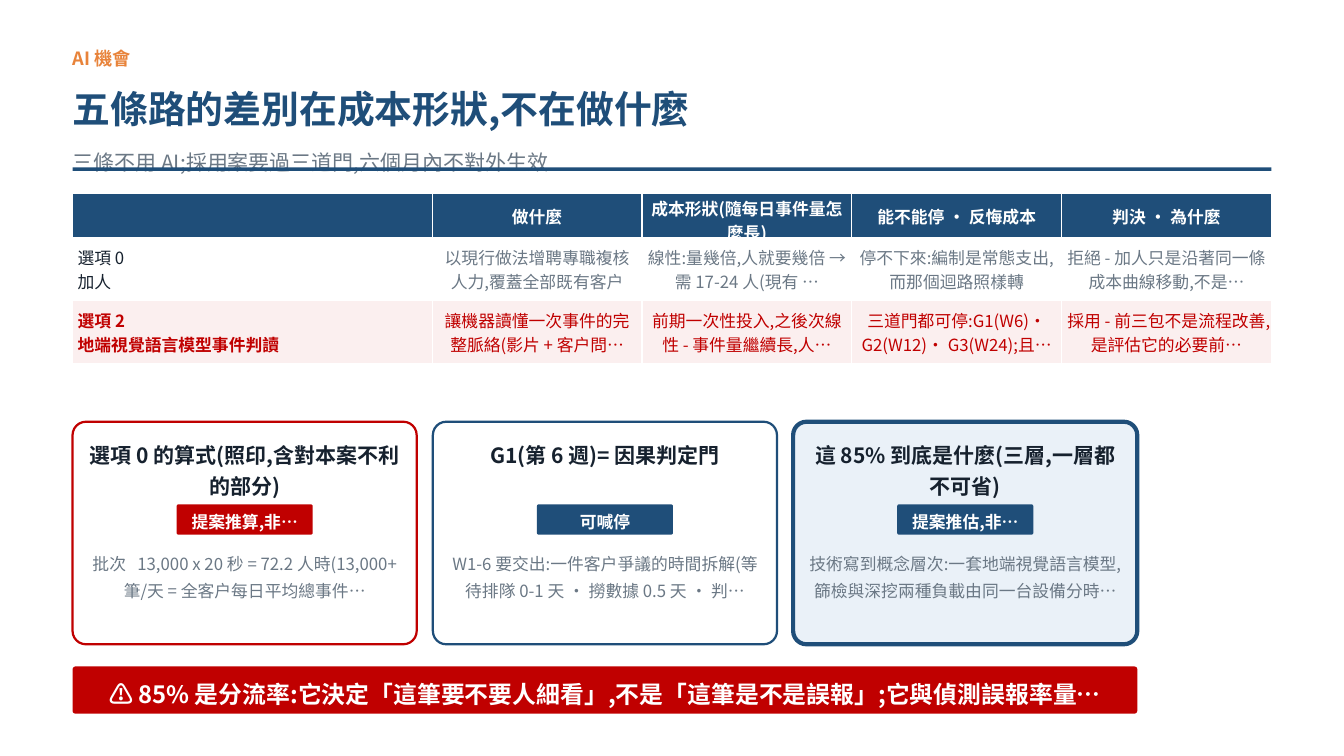
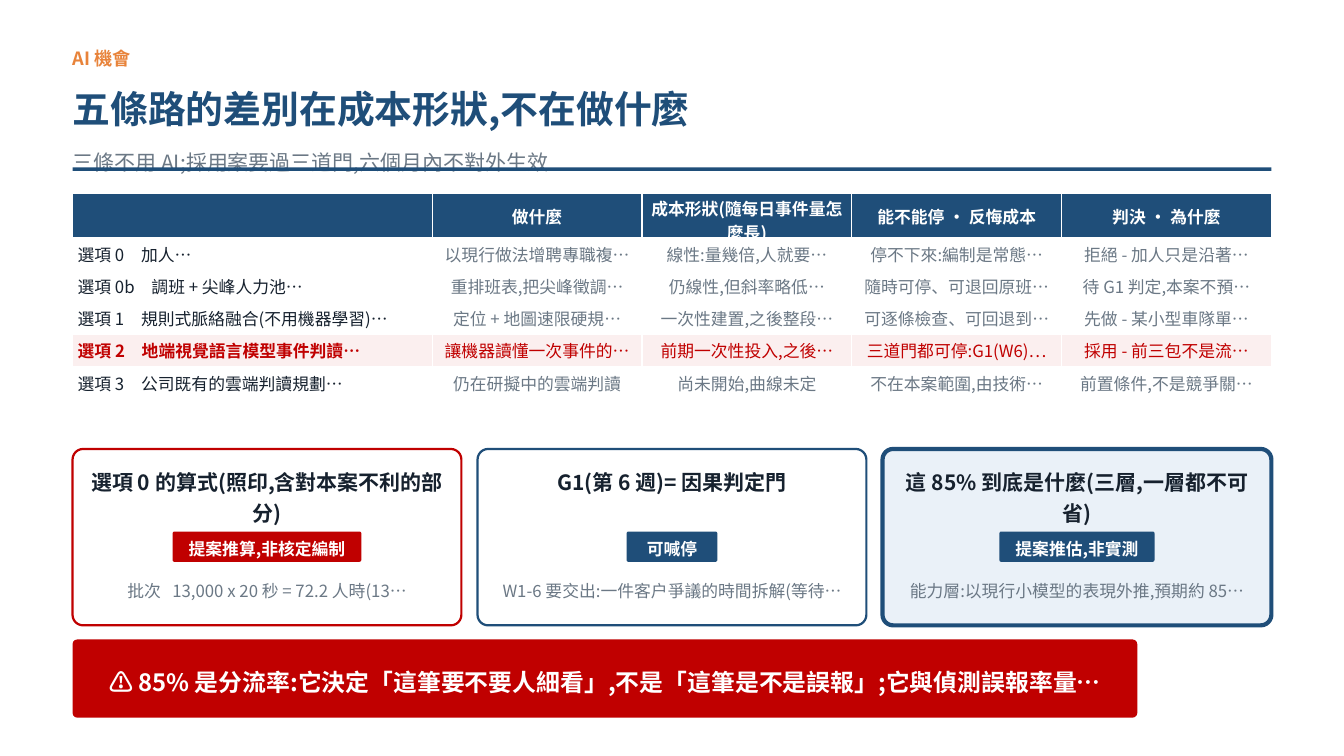
Before and after one commit to pokai-huang0828/UTS_workspace, a slide deck: slide 6 of Artificial Intelligence for Enterprises/Assessment3/Huang_26254793_421104_Assessment 3.pptx. Drawn at 1344x756 pixels with LibreOffice and Linux fonts; fonts in the diff are those of the drawing. Boxes give left, top, right and bottom in pixels: in the first picture for what was removed or moved away, otherwise in the second. Text is boxed around its words. In the diff, an @@ line names an element or a change of style, - is before the commit and + after.

```diff
--- a/Artificial Intelligence for Enterprises/Assessment3/Huang_26254793_421104_Assessment 3.pptx
+++ b/Artificial Intelligence for Enterprises/Assessment3/Huang_26254793_421104_Assessment 3.pptx
@@ table at box(73, 194, 1271, 397) @@
-row 2: 選項 0 加人 | 以現行做法增聘專職複核人力,覆蓋全部既有客戶 | 線性:量幾倍,人就要幾倍 → 需 17-24 人(現有 … | 停不下來:編制是常態支出,而那個迴路照樣轉 | 拒絕 - 加人只是沿著同一條成本曲線移動,不是…
-row 3: 選項 2 地端視覺語言模型事件判讀 | 讓機器讀懂一次事件的完整脈絡(影片 + 客戶問… | 前期一次性投入,之後次線性 - 事件量繼續長,人… | 三道門都可停:G1(W6)· G2(W12)· G3(W24);且… | 採用 - 前三包不是流程改善,是評估它的必要前…
+row 2: 選項 0 加人… | 以現行做法增聘專職複… | 線性:量幾倍,人就要… | 停不下來:編制是常態… | 拒絕 - 加人只是沿著…
+row 3: 選項 0b 調班 + 尖峰人力池… | 重排班表,把尖峰徵調… | 仍線性,但斜率略低… | 隨時可停、可退回原班… | 待 G1 判定,本案不預…
+row 4: 選項 1 規則式脈絡融合(不用機器學習)… | 定位 + 地圖速限硬規… | 一次性建置,之後整段… | 可逐條檢查、可回退到… | 先做 - 某小型車隊單…
+row 5: 選項 2 地端視覺語言模型事件判讀… | 讓機器讀懂一次事件的… | 前期一次性投入,之後… | 三道門都可停:G1(W6)… | 採用 - 前三包不是流…
+row 6: 選項 3 公司既有的雲端判讀規劃… | 仍在研擬中的雲端判讀 | 尚未開始,曲線未定 | 不在本案範圍,由技術… | 前置條件,不是競爭關…
@@ rounded rectangle: place and size @@
-rounded rectangle at box(73, 421, 416, 644)
+rounded rectangle at box(73, 449, 462, 625)
@@ rounded rectangle: place and size @@
-rounded rectangle at box(433, 421, 776, 644)
+rounded rectangle at box(478, 449, 867, 625)
@@ rounded rectangle: place and size @@
-rounded rectangle at box(793, 421, 1137, 644)
+rounded rectangle at box(883, 449, 1272, 625)
@@ text "選項 0 的算式(照印,含對本案不利的部分)" rewrapped from box(90, 445, 400, 498) to box(91, 472, 443, 525) @@
@@ text "G1(第 6 週)= 因果判定門": place and size @@
-text "G1(第 6 週)= 因果判定門" at box(490, 445, 720, 467)
+text "G1(第 6 週)= 因果判定門" at box(557, 472, 787, 494)
@@ text "這 85% 到底是什麼(三層,一層都不可省)" rewrapped from box(815, 445, 1116, 498) to box(906, 472, 1248, 525) @@
@@ rounded rectangle: place and size @@
-rounded rectangle at box(176, 504, 313, 534)
+rounded rectangle at box(172, 531, 361, 562)
@@ text "可喊停": place and size @@
-text "可喊停" at box(580, 514, 630, 530)
+text "可喊停" at box(647, 541, 697, 557)
@@ rounded rectangle: place and size @@
-rounded rectangle at box(537, 504, 674, 534)
+rounded rectangle at box(627, 531, 718, 562)
@@ rounded rectangle: place and size @@
-rounded rectangle at box(897, 504, 1033, 534)
+rounded rectangle at box(999, 531, 1154, 562)
@@ text at box(189, 540, 346, 559): text changed @@
-提案推算,非…
+提案推算,非核定編制
@@ text at box(1015, 541, 1138, 559): text changed @@
-提案推估,非…
+提案推估,非實測
@@ text at box(127, 583, 407, 600): text changed @@
-批次 13,000 x 20 秒 = 72.2 人時(13,000+ 筆/天 = 全客戶每日平均總事件…
+批次 13,000 x 20 秒 = 72.2 人時(13…
@@ text at box(503, 583, 841, 600): text changed @@
-W1-6 要交出:一件客戶爭議的時間拆解(等待排隊 0-1 天 · 撈數據 0.5 天 · 判…
+W1-6 要交出:一件客戶爭議的時間拆解(等待…
@@ text at box(910, 583, 1244, 600): text changed @@
-技術寫到概念層次:一套地端視覺語言模型,篩檢與深挖兩種負載由同一台設備分時…
+能力層:以現行小模型的表現外推,預期約 85…
@@ rounded rectangle: place and size @@
-rounded rectangle at box(73, 666, 1137, 714)
+rounded rectangle at box(73, 639, 1137, 718)
@@ text "⚠️ 85% 是分流率:它決定「這筆要不要人細看」,不是「這筆是不是誤報」;它與偵測誤報率量…": place and size @@
-text "⚠️ 85% 是分流率:它決定「這筆要不要人細看」,不是「這筆是不是誤報」;它與偵測誤報率量…" at box(138, 682, 1101, 708)
+text "⚠️ 85% 是分流率:它決定「這筆要不要人細看」,不是「這筆是不是誤報」;它與偵測誤報率量…" at box(138, 670, 1101, 696)
```
Also in this commit, not shown: 9 other slides changed, 3 other files.
